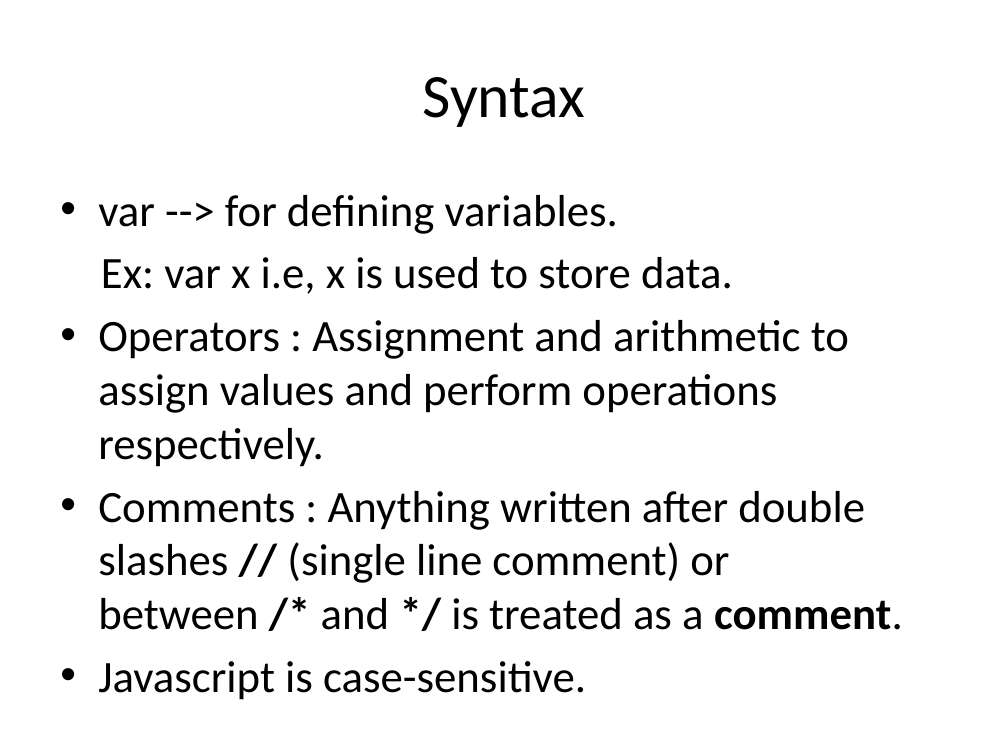
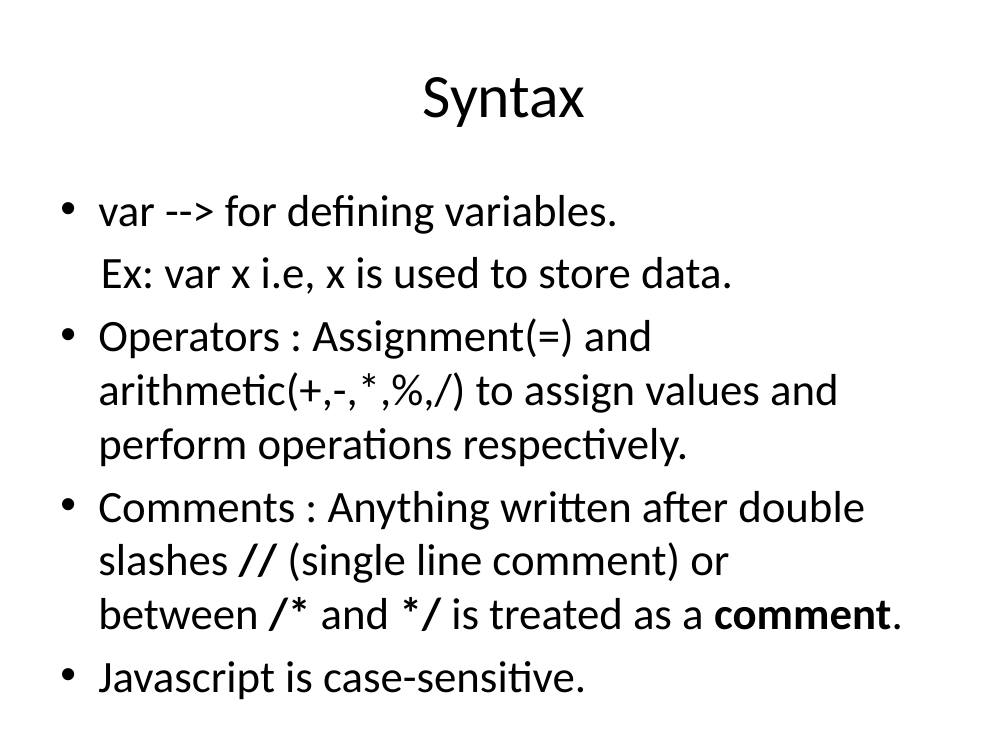
Before and after one commit to ManasaGajulavarthy/Intern_HMIT, a slide deck: slide 7 of JAVASCRIPT.pptx. Drawn at 1008x756 pixels with LibreOffice and Linux fonts; fonts in the diff are those of the drawing. Boxes give left, top, right and bottom in pixels: in the first picture for what was removed or moved away, otherwise in the second. Text is boxed around its words. In the diff, an @@ line names an element or a change of style, - is before the commit and + after.

```diff
--- a/JAVASCRIPT.pptx
+++ b/JAVASCRIPT.pptx
@@ text at [98,318,839,467]: text changed @@
-• Operators : Assignment and arithmetic to assign values and perform operations respectively.
+• Operators : Assignment(=) and arithmetic(+,-,*,%,/) to assign values and perform operations respectively.
```
Also in this commit, not shown: 9 other slides changed, 7 slides added, 1 slide removed, 1 other file.
